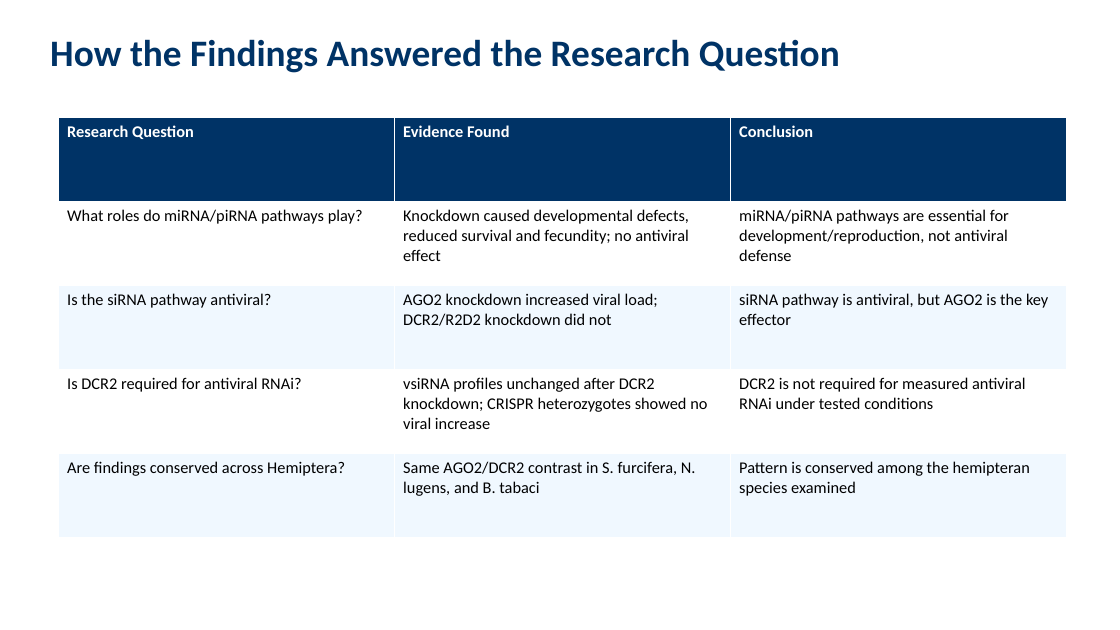
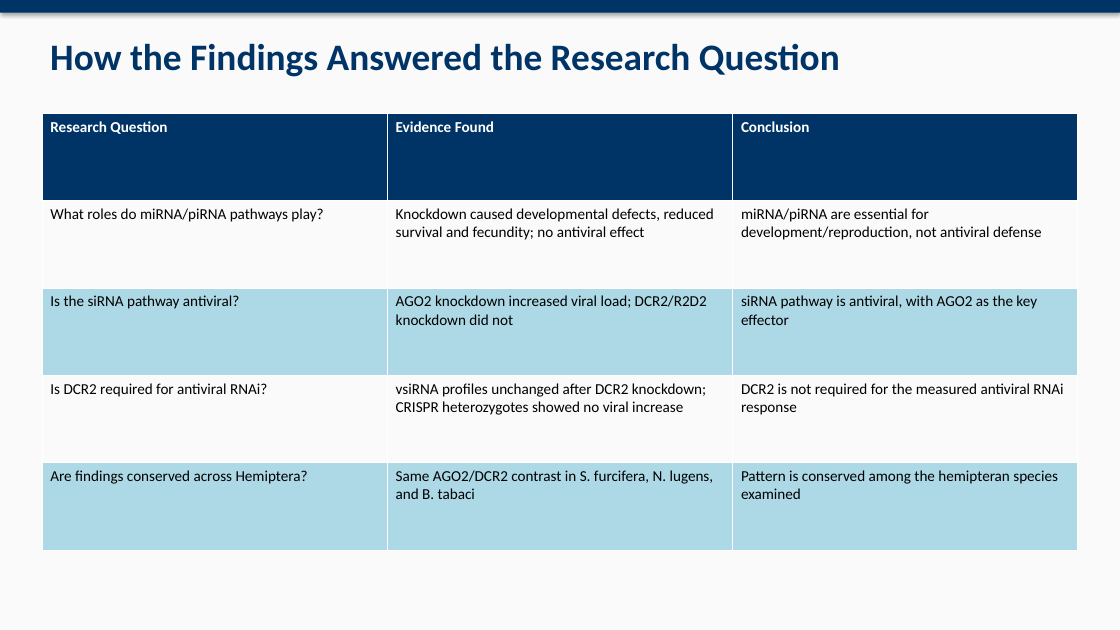
Before and after one commit to David-Mwania/Mwania-Project, a slide deck: slide 13 of Mwania Project/RNAi_Hemiptera_Presentation.pptx (slide 11 before the commit). Drawn at 1120x630 pixels with LibreOffice and Linux fonts; fonts in the diff are those of the drawing. Boxes give left, top, right and bottom in pixels: in the first picture for what was removed or moved away, otherwise in the second. Text is boxed around its words. In the diff, an @@ line names an element or a change of style, - is before the commit and + after.

```diff
--- a/Mwania Project/RNAi_Hemiptera_Presentation.pptx
+++ b/Mwania Project/RNAi_Hemiptera_Presentation.pptx
@@ rectangle added at (x1=0, y1=0, x2=1120, y2=630), fill #FAFAFA @@
@@ rectangle added at (x1=0, y1=0, x2=1120, y2=13), fill #003366 @@
@@ text "How the Findings Answered the ..." moved from (x1=50, y1=39, x2=840, y2=73) to (x1=50, y1=43, x2=840, y2=77) @@
@@ table at (x1=42, y1=113, x2=1078, y2=550) @@
-row 2, column 3: miRNA/piRNA pathways are essential for development/reproduction, not antiviral defense
+row 2, column 3: miRNA/piRNA are essential for development/reproduction, not antiviral defense
-row 3, column 3: siRNA pathway is antiviral, but AGO2 is the key effector
+row 3, column 3: siRNA pathway is antiviral, with AGO2 as the key effector
-row 4, column 3: DCR2 is not required for measured antiviral RNAi under tested conditions
+row 4, column 3: DCR2 is not required for the measured antiviral RNAi response
@@ fill #FFFFFF to #FAFAFA in 6 cells @@
@@ fill #F0F8FF to #ADD8E6 in 6 cells @@
@@ size 14 to 13 pt in "Research Question", "Evidence Found", "Conclusion", "What roles do miRNA/piRNA pathways play?" and 8 more places @@
@@ table resized from (x1=59, y1=118, x2=1067, y2=538) to (x1=42, y1=113, x2=1078, y2=550) @@
```
Also in this commit, not shown: 13 other slides changed, 2 slides added, 1 other file.
